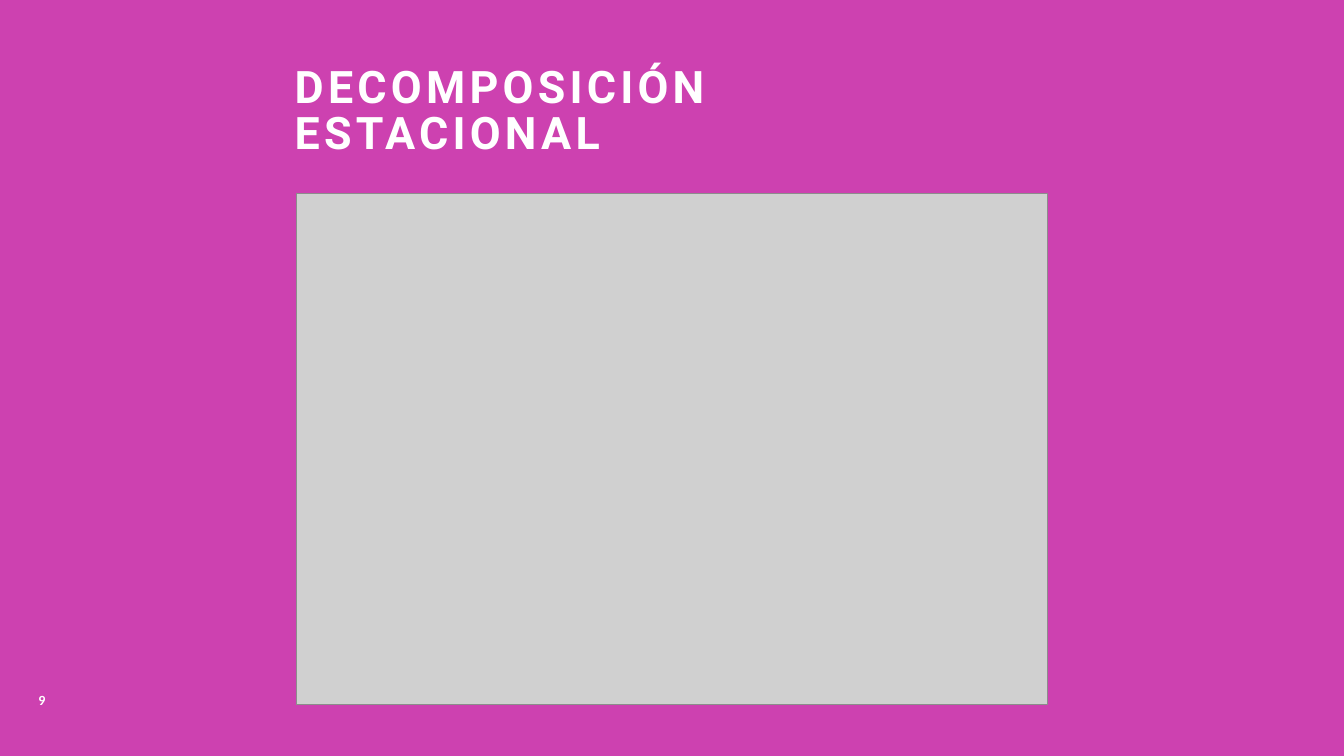
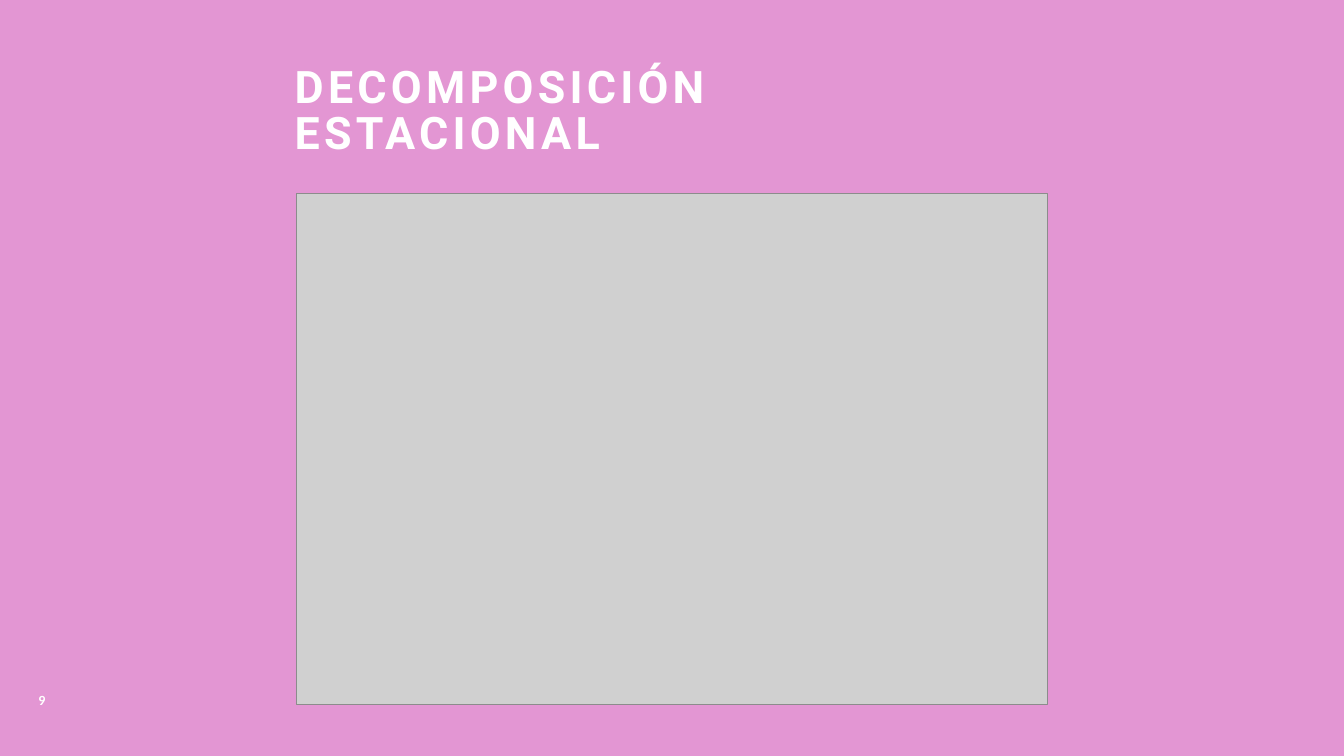
Before and after one commit to javiergonzalez08/Modelos_Predictivos, a slide deck: slide 9 of PGN - Informe Estadístico de Delitos de Robo.pptx. Drawn at 1344x756 pixels with LibreOffice and Linux fonts; fonts in the diff are those of the drawing; grey boxes stand for pictures; background and template pictures are left out. Boxes give left, top, right and bottom in pixels: in the first picture for what was removed or moved away, otherwise in the second. Text is boxed around its words. In the diff, an @@ line names an element or a change of style, - is before the commit and + after.

```diff
--- a/PGN - Informe Estadístico de Delitos de Robo.pptx
+++ b/PGN - Informe Estadístico de Delitos de Robo.pptx
@@ background #CD41B0 to #CD41B0 at 55% opacity @@
```
Also in this commit, not shown: 6 other slides changed.
